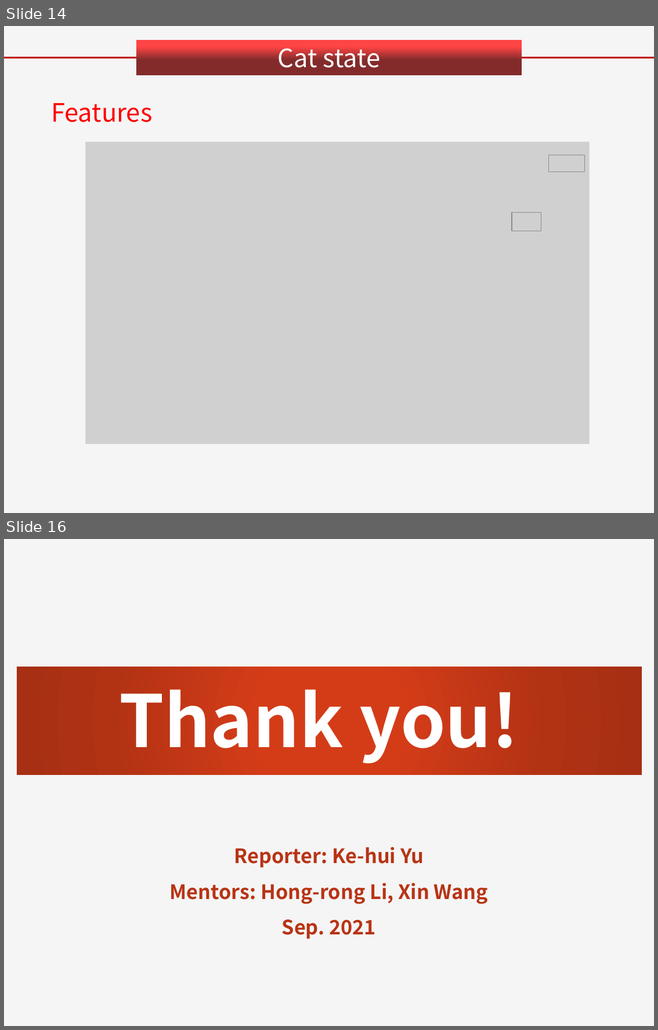
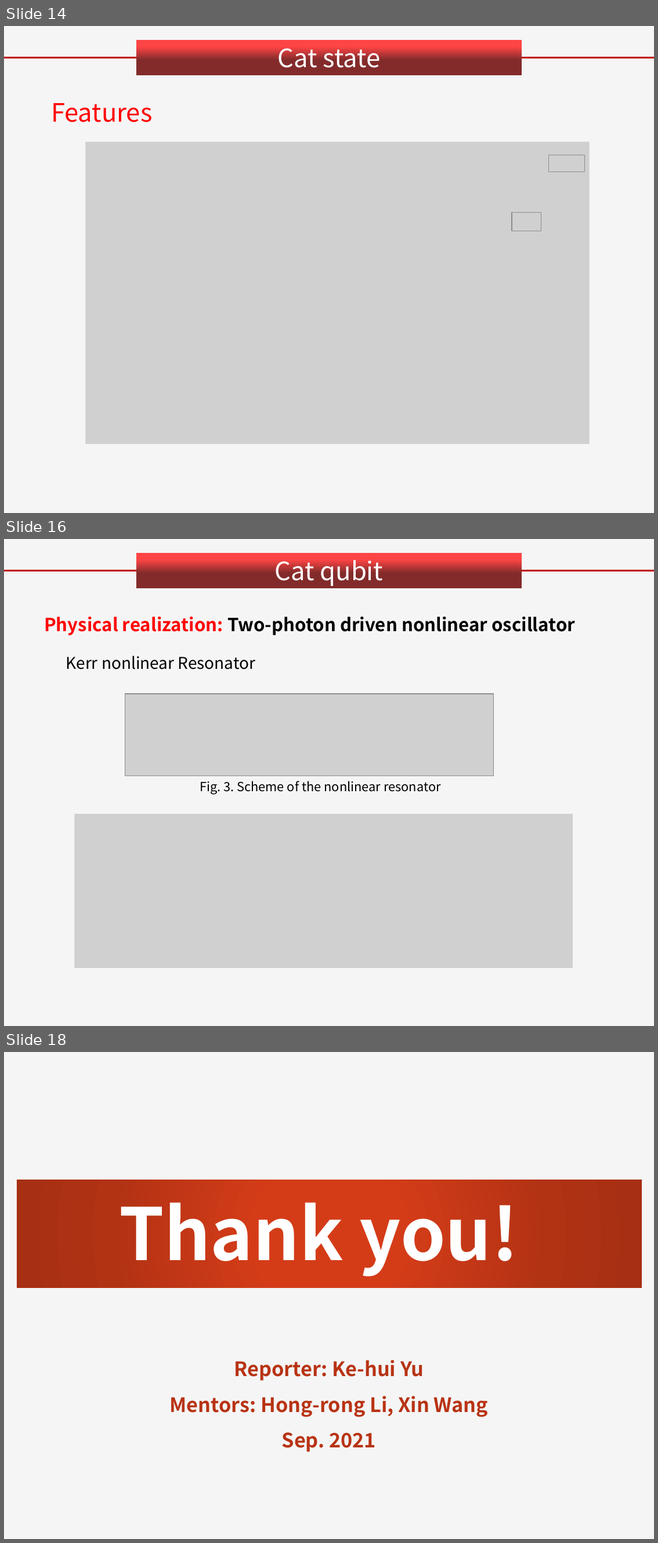
Before and after one commit to mantianxing-tiga/git-demo, a slide deck: cat qubit/Group Meeting/Report_Cat qubit.pptx. Shown one above the other, each under a label of ours: slides 14 and 16 before the commit, slides 14, 16 and 18 after it; the slides between them are not shown. The pictures are 658x1030 and 658x1543 pixels, drawn with LibreOffice and Linux fonts; fonts in the diff are those of the drawing; grey boxes stand for pictures; background and template pictures are left out. Boxes give left, top, right and bottom in pixels: in the first picture for what was removed or moved away, otherwise in the second. Text is boxed around its words. In the diff, an @@ line names an element or a change of style, - is before the commit and + after.

```diff
--- a/cat qubit/Group Meeting/Report_Cat qubit.pptx
+++ b/cat qubit/Group Meeting/Report_Cat qubit.pptx
@@ slide 16 added at <box>4,539,654,1026</box>, background #F5F5F5 @@
@@ rectangle added at <box>136,553,521,588</box>, fill gradient #FE4444 to #832B2B, 28 pt, text #FFFFFF @@
+Cat qubit
@@ line added from (4, 571) to (136, 571), #C00000 2 pt @@
@@ line added from (522, 571) to (654, 571), #C00000 2 pt @@
@@ text added at <box>44,616,575,635</box>, 20 pt, text #000000, bold @@
+Physical realization: Two-photon driven nonlinear oscillator
@@ text added at <box>66,656,255,669</box>, 18 pt, text #000000 @@
+Kerr nonlinear Resonator
@@ picture added at <box>125,694,493,776</box> @@
@@ text added at <box>199,781,441,795</box>, 14 pt, text #000000 @@
+Fig. 3. Scheme of the nonlinear resonator
@@ picture added at <box>74,814,572,968</box> @@
@@ what was slide 16 is now slide 18 @@
```
Also in this commit, not shown: 2 slides changed, 1 other slide added, 1 other file.
